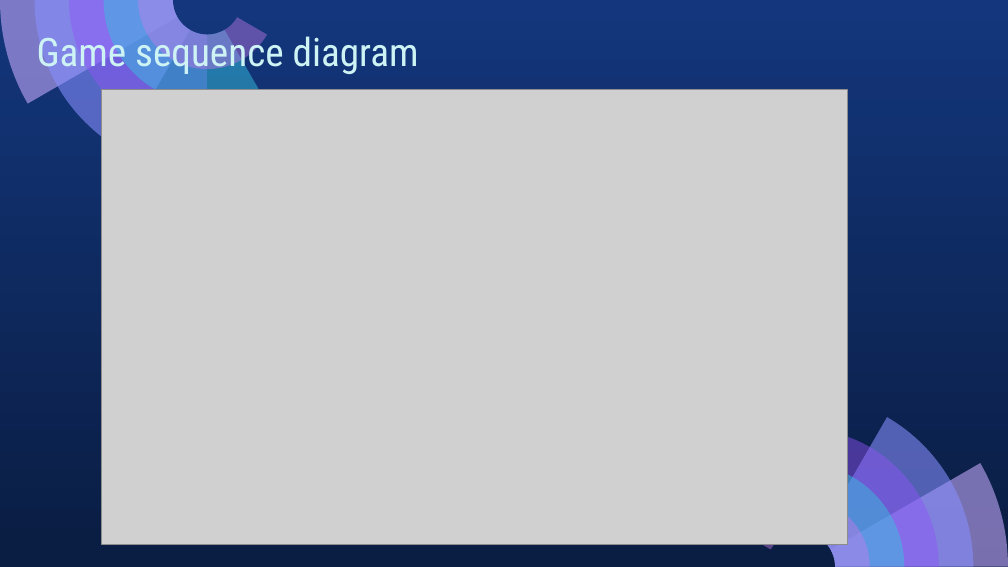
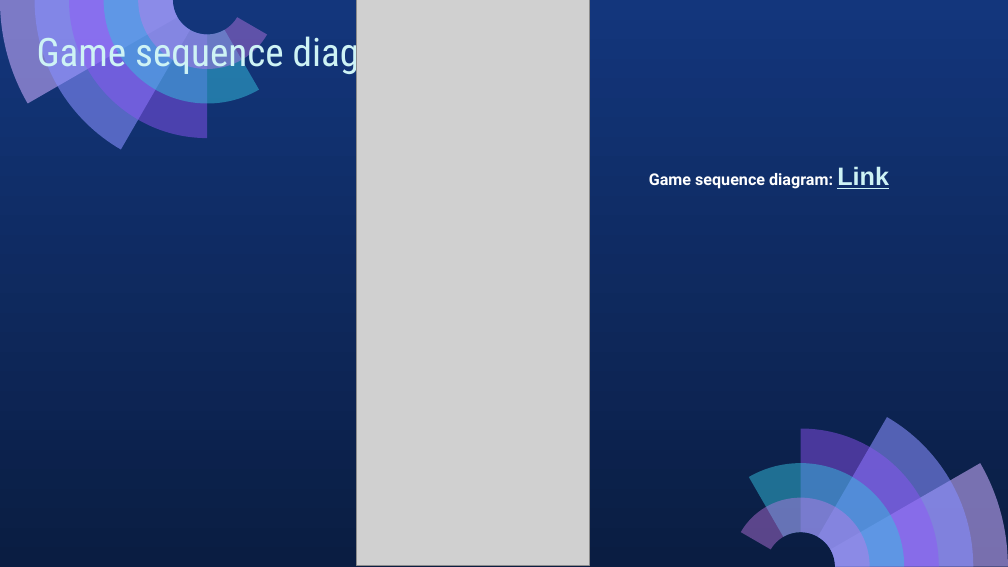
Before and after one commit to Abdullahaml1/cse608-assignments, a slide deck: slide 15 of Assignment_2/Assignment_2_presentation.pptx. Drawn at 1008x567 pixels with LibreOffice and Linux fonts; fonts in the diff are those of the drawing; grey boxes stand for pictures. Boxes give left, top, right and bottom in pixels: in the first picture for what was removed or moved away, otherwise in the second. Text is boxed around its words. In the diff, an @@ line names an element or a change of style, - is before the commit and + after.

```diff
--- a/Assignment_2/Assignment_2_presentation.pptx
+++ b/Assignment_2/Assignment_2_presentation.pptx
@@ rotation 180 to 0 degrees in 3 elements at (34,0,190,149), (70,0,208,138), (0,0,177,104) @@
@@ freeform shape at (104,0,259,104): rotation 180 to 0 degrees; outline redrawn @@
@@ picture: place and size @@
-picture at (102,90,848,544)
+picture at (357,0,590,564)
@@ text added at (649,166,889,189), 11.5 pt, text #FFFFFF, bold @@
+Game sequence diagram: Link
@@ freeform shape at (817,417,973,566): outline redrawn @@
```
Also in this commit, not shown: 20 other slides changed, 4 slides added, 4 slides removed, 4 other files.
